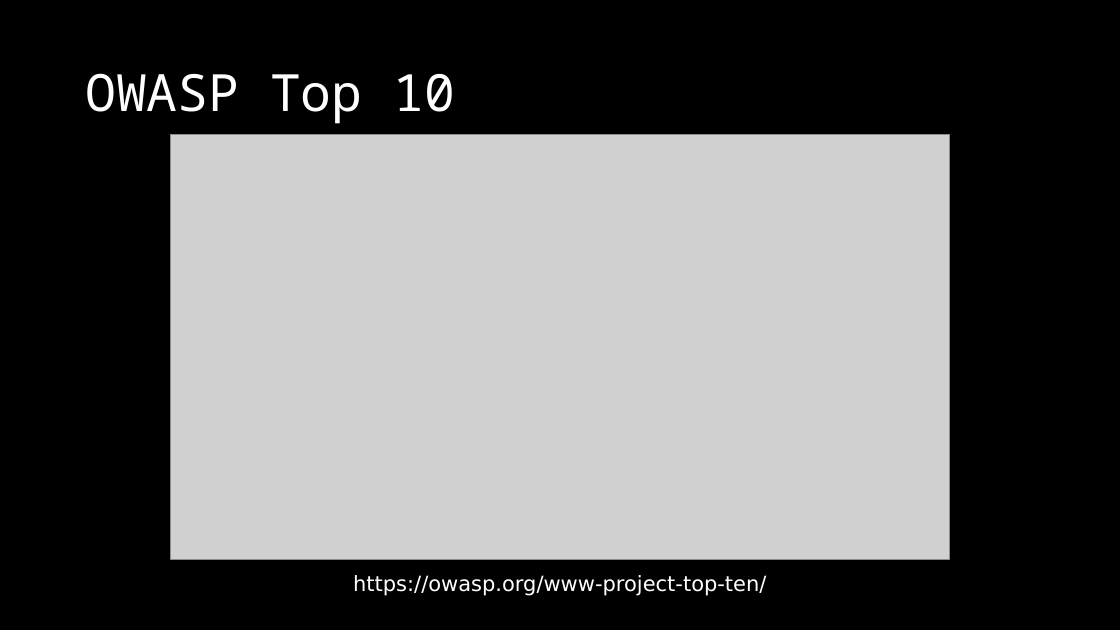
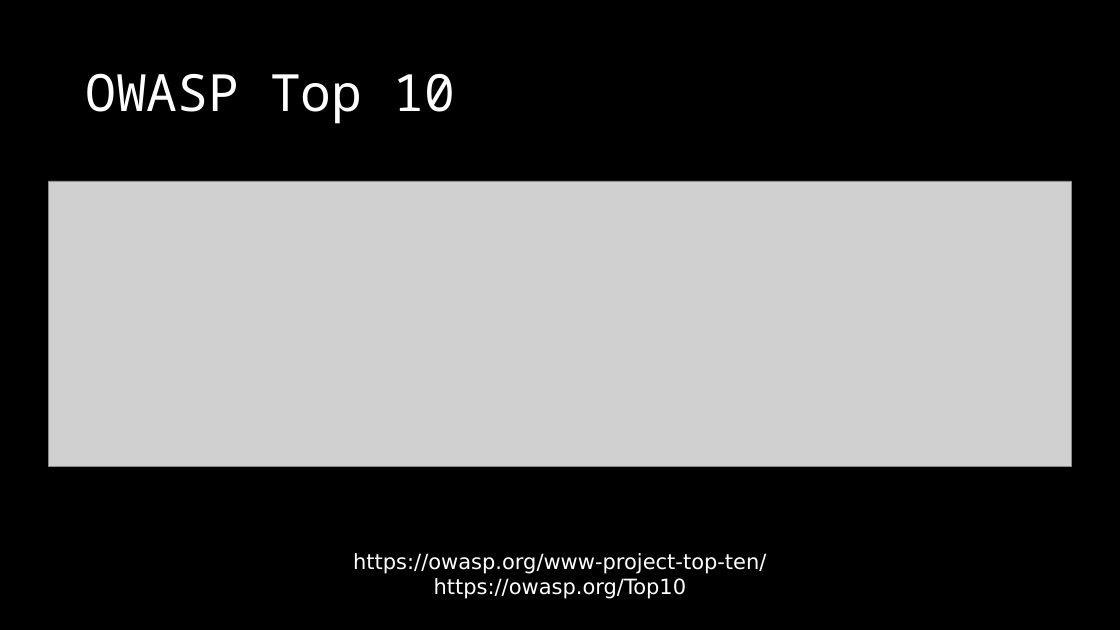
Before and after one commit to dschwarz91/websec-lecture, a slide deck: slide 3 of slides/X_Revision_Day_1.pptx. Drawn at 1120x630 pixels with LibreOffice and Linux fonts; fonts in the diff are those of the drawing; grey boxes stand for pictures. Boxes give left, top, right and bottom in pixels: in the first picture for what was removed or moved away, otherwise in the second. Text is boxed around its words. In the diff, an @@ line names an element or a change of style, - is before the commit and + after.

Commit message:
updated revision slides to current status (e.g. OWASP Top 10 2021)

```diff
--- a/slides/X_Revision_Day_1.pptx
+++ b/slides/X_Revision_Day_1.pptx
@@ picture: place and size @@
-picture at <box>171,135,950,560</box>
+picture at <box>49,181,1071,466</box>
@@ text "https://owasp.org/www-project-top-ten/": place and size @@
-text "https://owasp.org/www-project-top-ten/" at <box>353,575,766,596</box>
+text "https://owasp.org/www-project-top-ten/" at <box>353,553,766,599</box>
@@ text at <box>434,578,687,599</box>: paragraph added @@
+https://owasp.org/Top10
```
Also in this commit, not shown: 3 other slides changed, 2 other files.
